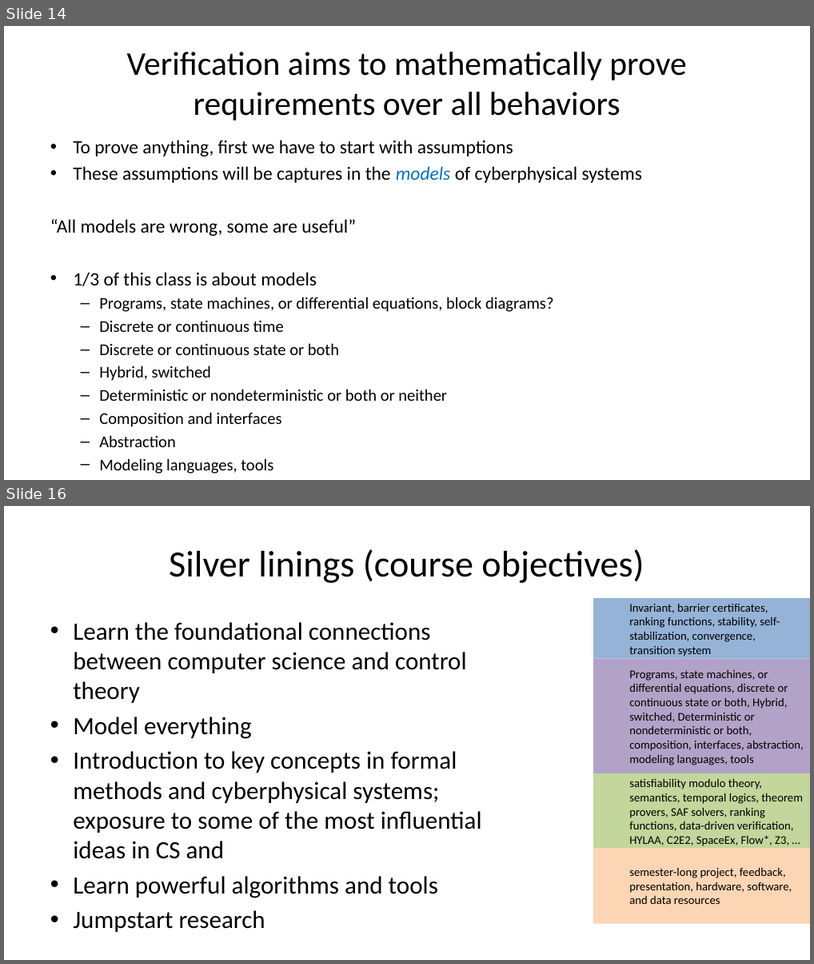
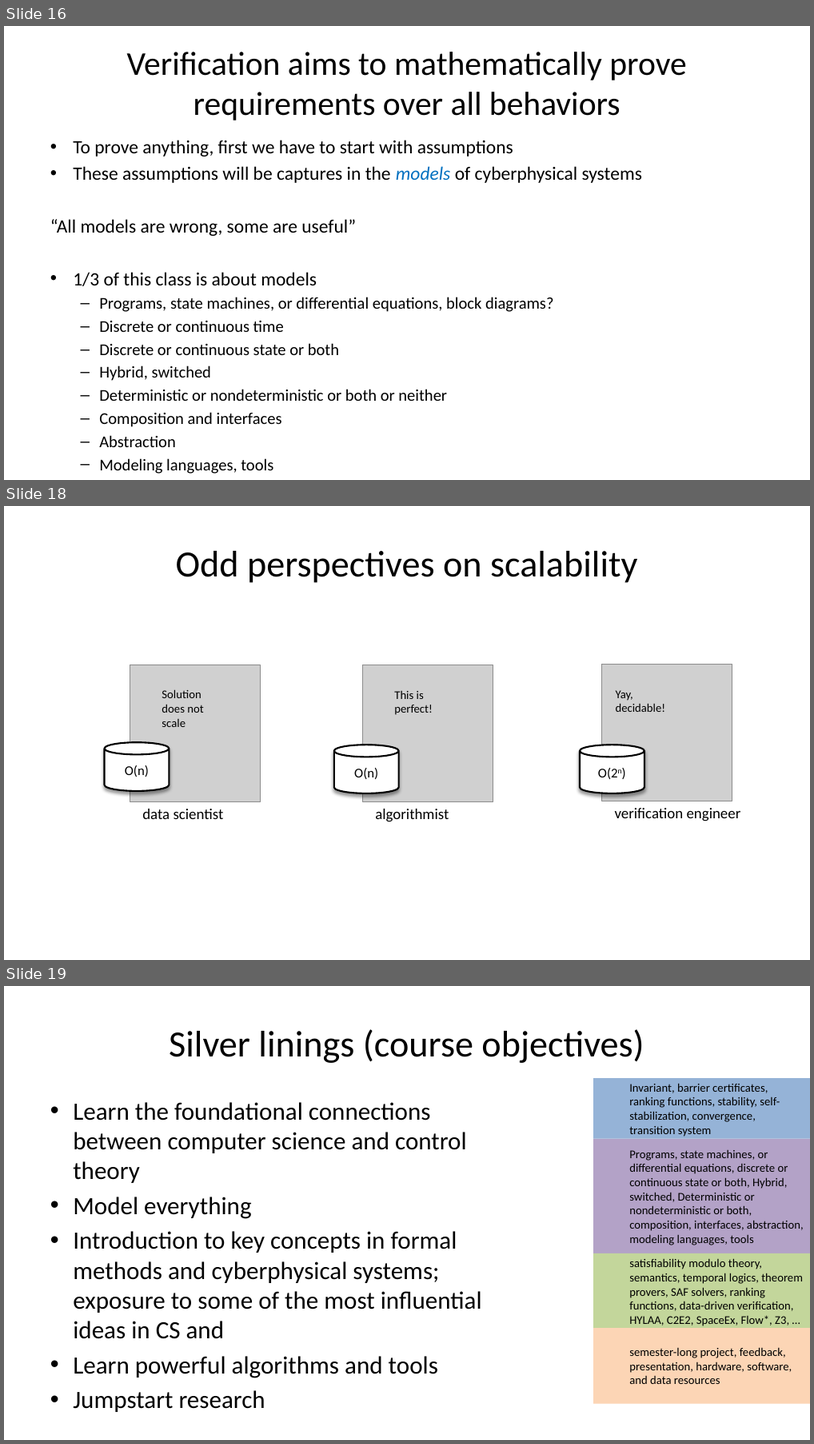
Before and after one commit to sayanmitracode/cpsbooksite, a slide deck: Slides/Introduction-cps.pptx. Shown one above the other, each under a label of ours: slides 14 and 16 before the commit, slides 16, 18 and 19 after it; the slides between them are not shown. The pictures are 814x964 and 814x1444 pixels, drawn with LibreOffice and Linux fonts; fonts in the diff are those of the drawing; grey boxes stand for pictures. Boxes give left, top, right and bottom in pixels: in the first picture for what was removed or moved away, otherwise in the second. Text is boxed around its words. In the diff, an @@ line names an element or a change of style, - is before the commit and + after.

```diff
--- a/Slides/Introduction-cps.pptx
+++ b/Slides/Introduction-cps.pptx
@@ slide 18 added at [4,506,810,960], background #FFFFFF @@
@@ title added at [176,551,638,583], 44 pt, text #000000 @@
+Odd perspectives on scalability
@@ picture added at [130,664,260,801] @@
@@ picture added at [362,664,493,801] @@
@@ picture added at [602,664,732,800] @@
@@ text added at [162,689,203,727], 14 pt, text #000000 @@
+Solution does not scale
@@ text added at [394,691,433,715], 14 pt, text #000000 @@
+This is perfect!
@@ text added at [616,690,666,712], 14 pt, text #000000 @@
+Yay, decidable!
@@ cylinder added at [105,742,169,790], fill #FFFFFF, outline #000000 2 pt, 16 pt, text #000000 @@
+O(n)
@@ cylinder added at [334,744,399,792], fill #FFFFFF, outline #000000 2 pt, 16 pt, text #000000 @@
+O(n)
@@ cylinder added at [580,744,645,792], fill #FFFFFF, outline #000000 2 pt, 16 pt, text #000000 @@
+O(2n)
@@ text added at [142,808,224,819], 18 pt, text #000000 @@
+data scientist
@@ text added at [375,808,449,822], 18 pt, text #000000 @@
+algorithmist
@@ text added at [615,808,742,821], 18 pt, text #000000 @@
+verification engineer
@@ what was slide 14 is now slide 16 @@
@@ what was slide 16 is now slide 19 @@
```
Also in this commit, not shown: 9 slides changed, 3 other slides added, 2 slides removed.
